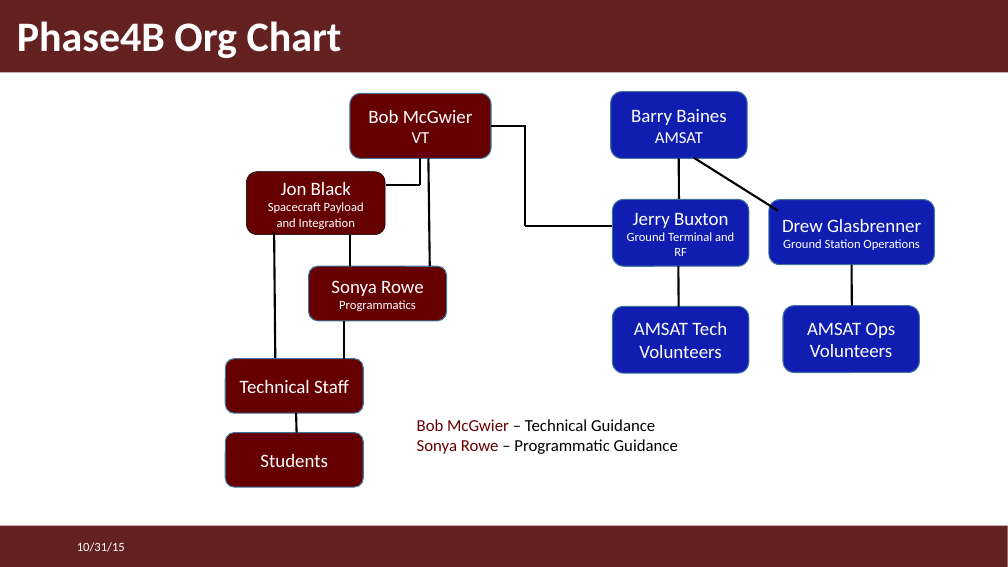
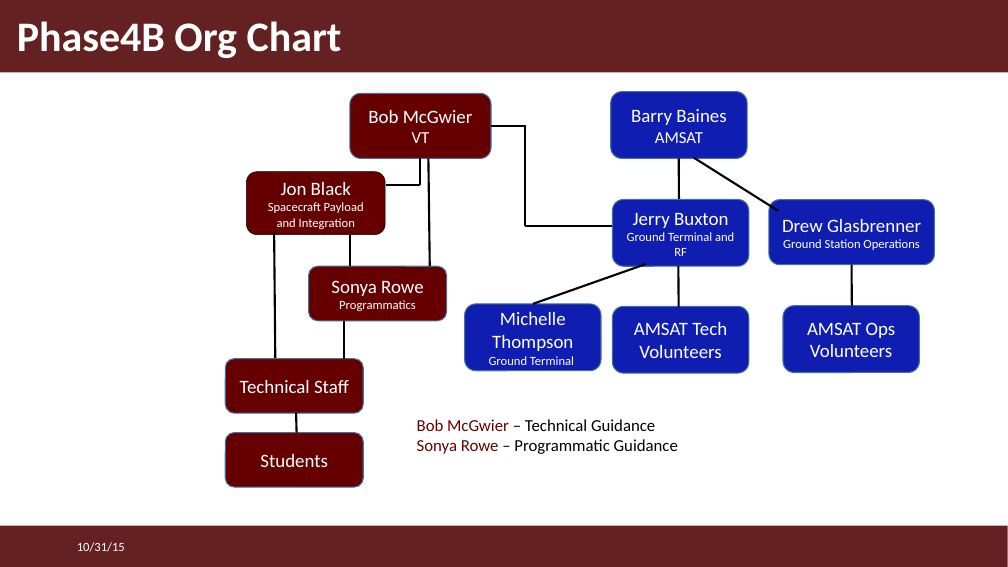
Before and after one commit to OpenResearchInstitute/documents, a slide deck: slide 1 of Phase4B Org Chart.pptx. Drawn at 1008x567 pixels with LibreOffice and Linux fonts; fonts in the diff are those of the drawing; background and template pictures are left out. Boxes give left, top, right and bottom in pixels: in the first picture for what was removed or moved away, otherwise in the second. Text is boxed around its words. In the diff, an @@ line names an element or a change of style, - is before the commit and + after.

Commit message:
Phase 4B Organizational Chart (v1.01)

```diff
--- a/Phase4B Org Chart.pptx
+++ b/Phase4B Org Chart.pptx
@@ line added from (646, 264) to (533, 304), #000000 2 pt @@
@@ rounded rectangle added at [465,304,601,371], fill #0F1EB1, outline #43739E 1 pt, 18 pt, text #FFFFFF @@
+Michelle Thompson
+Ground Terminal
```
